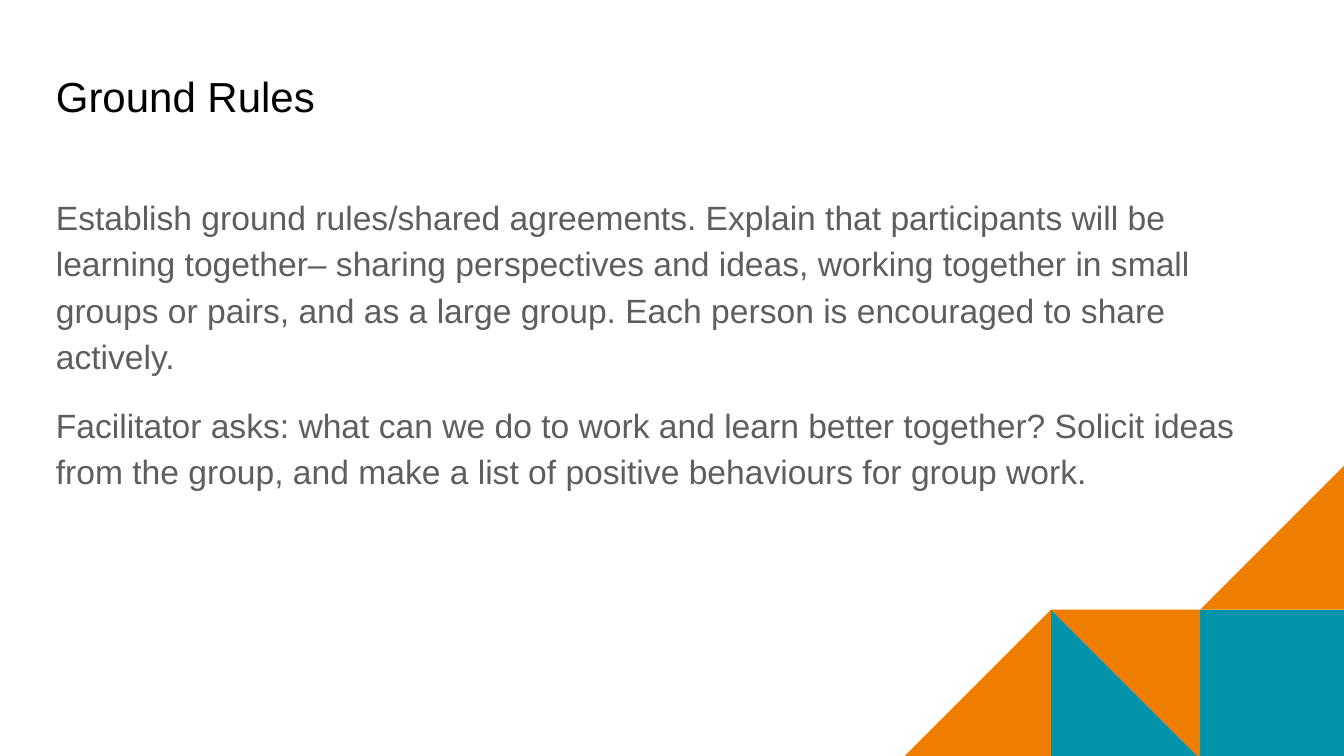
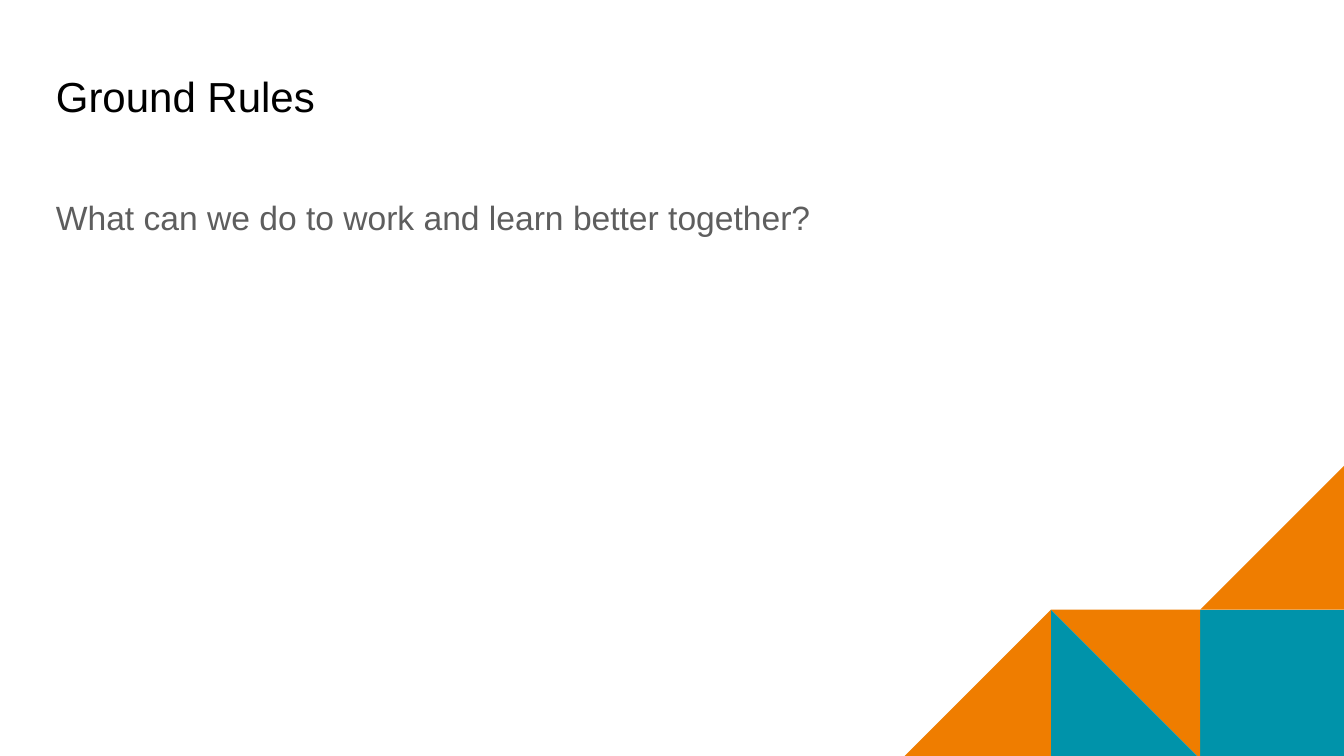
Before and after one commit to mr-eggleton/web-lit-core, a slide deck: slide 5 of final ppt/01-web-and-you.pptx. Drawn at 1344x756 pixels with LibreOffice and Linux fonts; fonts in the diff are those of the drawing; background and template pictures are left out. Boxes give left, top, right and bottom in pixels: in the first picture for what was removed or moved away, otherwise in the second. Text is boxed around its words. In the diff, an @@ line names an element or a change of style, - is before the commit and + after.

```diff
--- a/final ppt/01-web-and-you.pptx
+++ b/final ppt/01-web-and-you.pptx
@@ text at [56,205,810,237]: text changed @@
-Establish ground rules/shared agreements. Explain that participants will be learning together– sharing perspectives and ideas, working together in small groups or pairs, and as a large group. Each person is encouraged to share actively.
-Facilitator asks: what can we do to work and learn better together? Solicit ideas from the group, and make a list of positive behaviours for group work.
+What can we do to work and learn better together?
```
Also in this commit, not shown: 4 other slides changed, 2 slides added, 1 slide removed.
